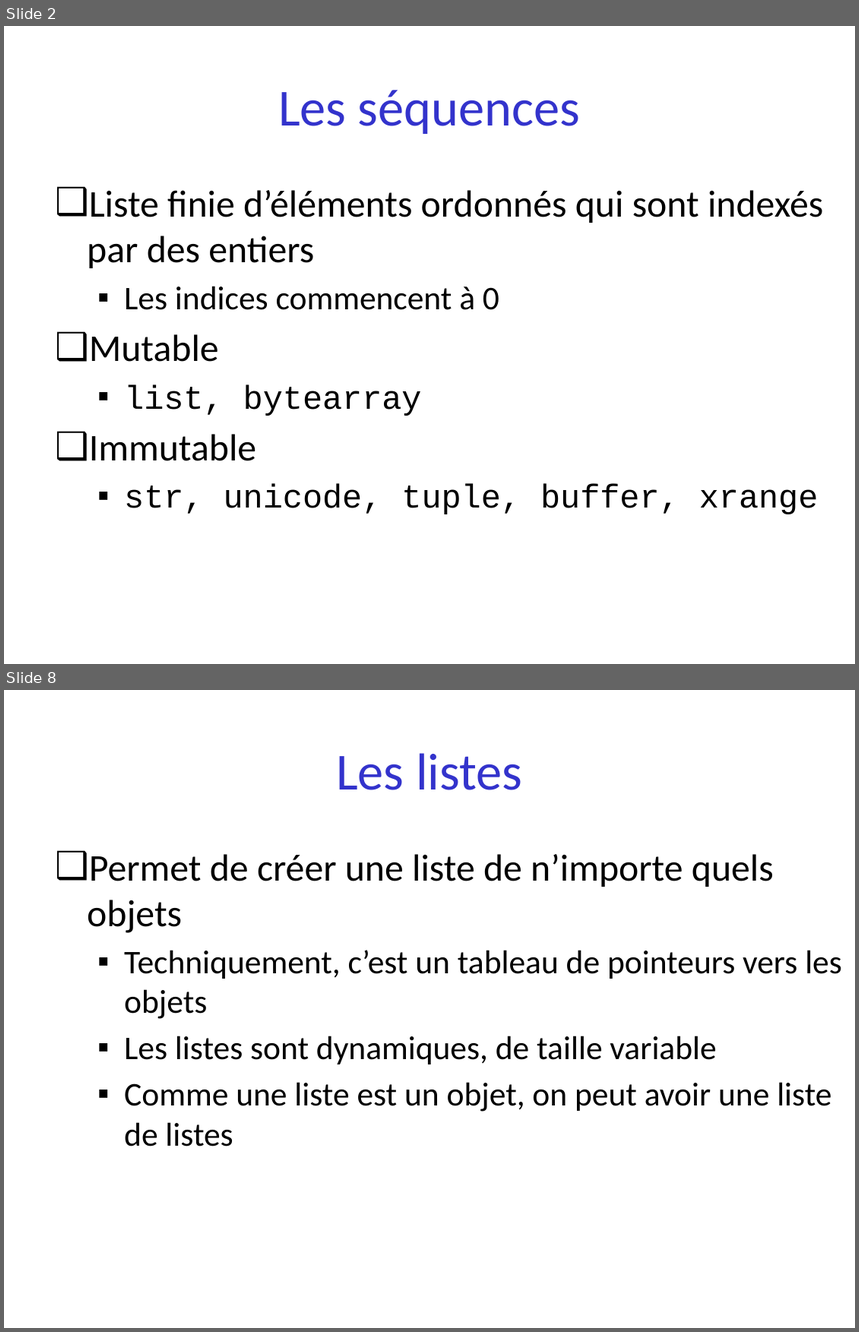
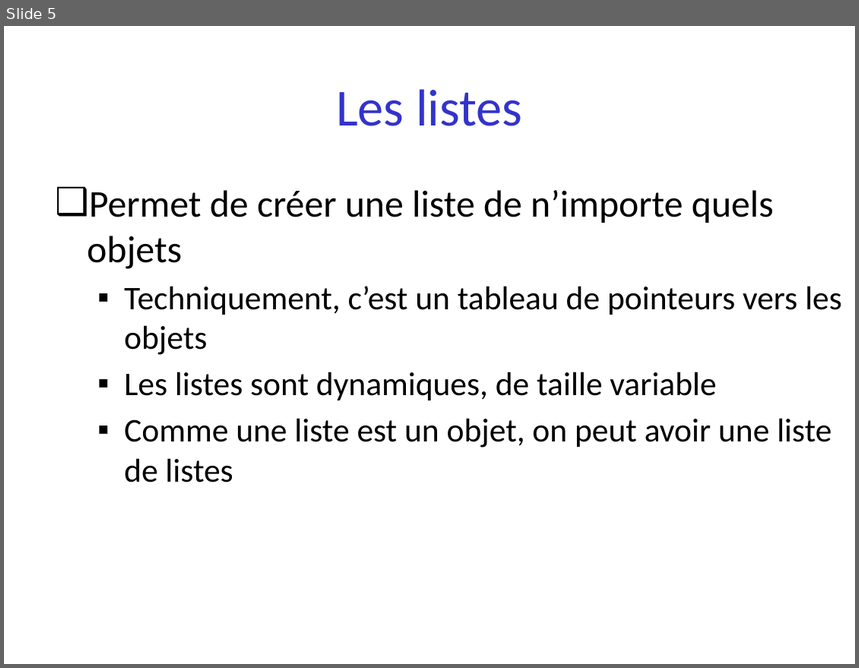
Before and after one commit to parmentelat/flotpython-archive, a slide deck: semaine2/semaine2-3.pptx. Shown one above the other, each under a label of ours: slides 2 and 8 before the commit, slide 5 after it; the slides between them are not shown. The pictures are 859x1332 and 859x668 pixels, drawn with LibreOffice and Linux fonts; fonts in the diff are those of the drawing. Boxes give left, top, right and bottom in pixels: in the first picture for what was removed or moved away, otherwise in the second. Text is boxed around its words. In the diff, an @@ line names an element or a change of style, - is before the commit and + after.

```diff
--- a/semaine2/semaine2-3.pptx
+++ b/semaine2/semaine2-3.pptx
@@ slide 2 removed at (4,26,855,664), background #FFFFFF @@
@@ title removed at (278,90,580,134) @@
-Les séquences
@@ text removed at (87,190,823,515) @@
-❑ Liste finie d’éléments ordonnés qui sont indexés par des entiers
-  ▪ Les indices commencent à 0
-❑ Mutable
-  ▪ list, bytearray
-❑ Immutable
-  ▪ str, unicode, tuple, buffer, xrange
@@ what was slide 8 is now slide 5 @@
```
Also in this commit, not shown: 1 slide changed, 3 slides added, 5 other slides removed, 11 other files.
